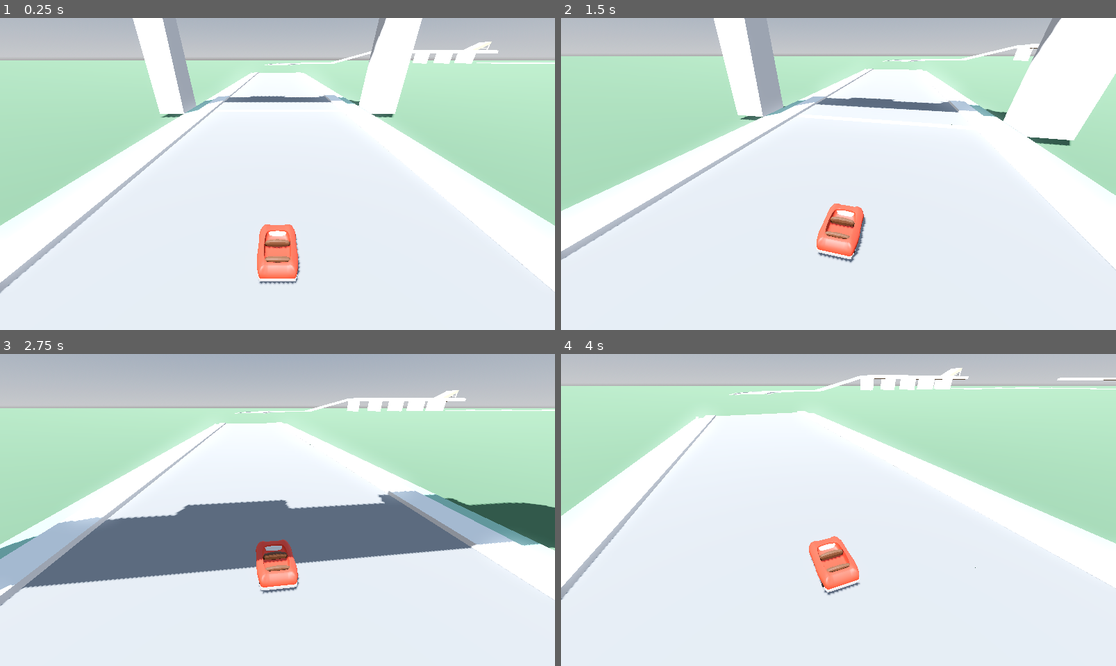
Above: before the commit, frames 1-4 (two rows, left to right).
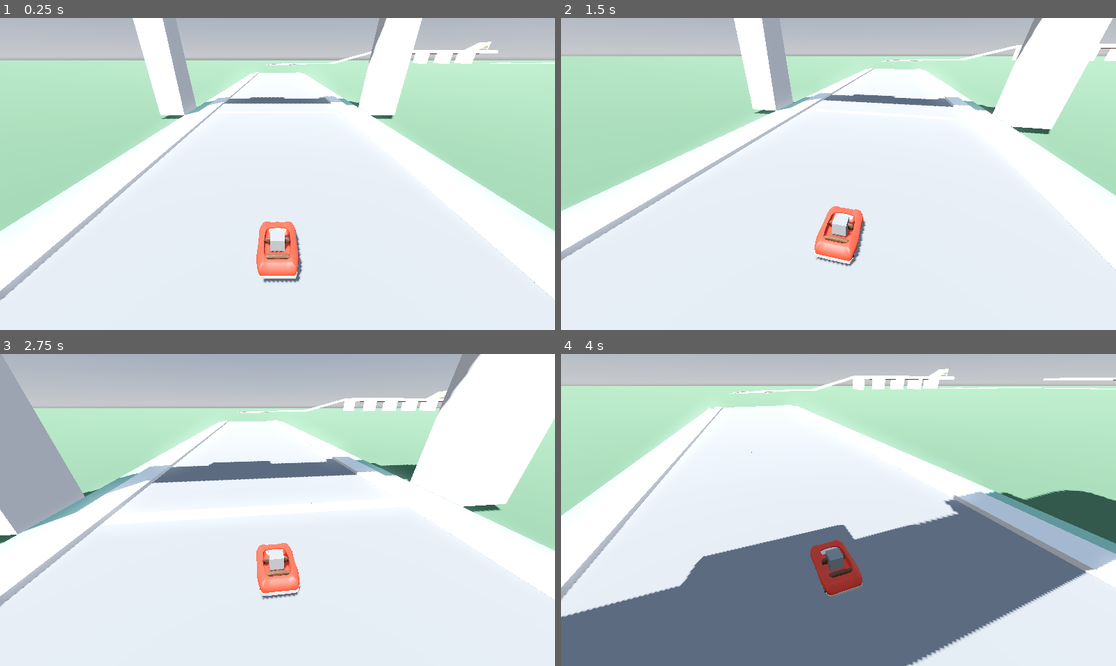
Above: after the commit, the same moments.

Repository: andyman/laughtrack
Game: Godot game, scene res://scenes/main_scene_with_track_using_kenny_racing_kit.tscn
Two runs of this game, one before a commit and one after it. Both use one fixed random seed, a clock stepped at 60 frames per second and the inputs below.
Inputs (mouse positions are in pixels of both pictures, inside the frame that each line leads up to):
- Up to frame 1 (0.25 s): no input
- Up to frame 2 (1.5 s): move the mouse to (866, 174) at 0.52 s; hold W (accelerate) from 0.53 s (still down); click (866, 174) at 0.6 s; move the mouse to (810, 174) at 1.27 s; click (810, 174) at 1.35 s
- Up to frame 3 (2.75 s): keep holding W (accelerate); move the mouse to (288, 503) at 2.02 s; click (288, 503) at 2.1 s
- Up to frame 4 (4 s): keep holding W (accelerate); move the mouse to (832, 516) at 2.77 s; click (832, 516) at 2.85 s; move the mouse to (877, 513) at 3.52 s; click (877, 513) at 3.6 s

The runs differ from the first frame. In frame 1, 3.6% of the frame differs, in the area x 0-100%, y 0-91%; in frame 2, 7.3%; in frame 3, 35%; in frame 4, 36%, in the area x 0-100%, y 4-100%.

Commit message:
Almost to the point of clown clinging. Still working on the stacking, but can hit clown, and shoot clown towards car

Diff:
--- a/prefabs/sphere_car.tscn
+++ b/prefabs/sphere_car.tscn
@@ -19,15 +19,33 @@
 radius = 2.0
 height = 4.0
 
-[node name="SphereCar" type="RigidBody3D"]
+[sub_resource type="BoxShape3D" id="BoxShape3D_je7kf"]
+size = Vector3(4.26903, 0.55011, 2.70178)
+
+[sub_resource type="BoxShape3D" id="BoxShape3D_v76kl"]
+size = Vector3(0.959957, 0.55011, 2.70178)
+
+[sub_resource type="BoxShape3D" id="BoxShape3D_uxkik"]
+size = Vector3(1.08959, 0.55011, 2.70178)
+
+[sub_resource type="BoxShape3D" id="BoxShape3D_p0kxd"]
+size = Vector3(0.363155, 0.55011, 2.70178)
+
+[sub_resource type="BoxShape3D" id="BoxShape3D_whikf"]
+size = Vector3(2.01749, 0.55011, 0.496521)
+
+[sub_resource type="BoxMesh" id="BoxMesh_3vsp7"]
+
+[node name="SphereCar" type="RigidBody3D" node_paths=PackedStringArray("body_mesh")]
 collision_layer = 2
 mass = 100.0
 physics_material_override = SubResource("PhysicsMaterial_pcc34")
-gravity_scale = 10.0
+gravity_scale = 5.0
 angular_damp = 5.0
 script = ExtResource("1_k4426")
 sphere_offset = Vector3(0, -0.7, 0)
-acceleration = 8000.0
+acceleration = 5000.0
+body_mesh = NodePath("clowncar")
 
 [node name="CollisionShape3D" type="CollisionShape3D" parent="."]
 shape = SubResource("SphereShape3D_udv5s")
@@ -42,3 +60,37 @@
 [node name="RayCast3D" type="RayCast3D" parent="clowncar"]
 transform = Transform3D(1, 0, 0, 0, 1, 0, 0, 0, 1, 0, 0.326593, 0)
 target_position = Vector3(0, -2.5, 0)
+
+[node name="Node3D" type="Node3D" parent="clowncar"]
+
+[node name="ClownStack" type="StaticBody3D" parent="clowncar/Node3D"]
+collision_layer = 4
+collision_mask = 8
+
+[node name="CollisionShape3D" type="CollisionShape3D" parent="clowncar/Node3D/ClownStack"]
+transform = Transform3D(-4.37114e-08, 0, -1, 0, 1, 0, 1, 0, -4.37114e-08, -0.0134888, -0.239058, 0.0267563)
+shape = SubResource("BoxShape3D_je7kf")
+
+[node name="CollisionShape3D2" type="CollisionShape3D" parent="clowncar/Node3D/ClownStack"]
+transform = Transform3D(-4.37114e-08, 0, -1, 0, 1, 0, 1, 0, -4.37114e-08, -0.0134887, 0.295987, -1.62778)
+shape = SubResource("BoxShape3D_v76kl")
+
+[node name="CollisionShape3D3" type="CollisionShape3D" parent="clowncar/Node3D/ClownStack"]
+transform = Transform3D(-4.37114e-08, 0, -1, 0, 1, 0, 1, 0, -4.37114e-08, -0.0134888, 0.295987, 1.50266)
+shape = SubResource("BoxShape3D_uxkik")
+
+[node name="CollisionShape3D4" type="CollisionShape3D" parent="clowncar/Node3D/ClownStack"]
+transform = Transform3D(-4.37114e-08, 0, -1, 0, 1, 0, 1, 0, -4.37114e-08, -0.0134888, 0.295987, 0.171293)
+shape = SubResource("BoxShape3D_p0kxd")
+
+[node name="CollisionShape3D5" type="CollisionShape3D" parent="clowncar/Node3D/ClownStack"]
+transform = Transform3D(-4.37114e-08, 0, -1, 0, 1, 0, 1, 0, -4.37114e-08, -1.11612, 0.295987, -0.0950895)
+shape = SubResource("BoxShape3D_whikf")
+
+[node name="CollisionShape3D6" type="CollisionShape3D" parent="clowncar/Node3D/ClownStack"]
+transform = Transform3D(-4.37114e-08, 0, -1, 0, 1, 0, 1, 0, -4.37114e-08, 1.08224, 0.295987, -0.0950894)
+shape = SubResource("BoxShape3D_whikf")
+
+[node name="MeshInstance3D" type="MeshInstance3D" parent="clowncar/Node3D/ClownStack"]
+transform = Transform3D(1, 0, 0, 0, 1, 0, 0, 0, 1, 0, 0.46521, 0)
+mesh = SubResource("BoxMesh_3vsp7")
--- a/scenes/clown_stacking_work_area.tscn
+++ b/scenes/clown_stacking_work_area.tscn
@@ -42,6 +42,8 @@
 [sub_resource type="BoxMesh" id="BoxMesh_3t0yu"]
 size = Vector3(10000, 10, 10000)
 
+[sub_resource type="BoxMesh" id="BoxMesh_5vfya"]
+
 [node name="main_scene" type="Node3D"]
 
 [node name="WorldEnvironment" type="WorldEnvironment" parent="."]
@@ -58,7 +60,7 @@
 shape = SubResource("BoxShape3D_6fwqe")
 
 [node name="MeshInstance3D" type="MeshInstance3D" parent="Ground"]
-transform = Transform3D(1, 0, 0, 0, 1, 0, 0, 0, 1, 0, -6, 0)
+transform = Transform3D(1, 0, 0, 0, 1, 0, 0, 0, 1, 0, -5.1, 0)
 mesh = SubResource("BoxMesh_3t0yu")
 surface_material_override/0 = ExtResource("2_0q6rr")
 
@@ -71,6 +73,10 @@
 [node name="roadStart" parent="." instance=ExtResource("5_r8x4l")]
 transform = Transform3D(1, 0, 0, 0, 1, 0, 0, 0, 1, 0, 0, 100)
 
+[node name="SphereCar_clowncar_StaticBody3D#MeshInstance3D" type="MeshInstance3D" parent="."]
+transform = Transform3D(1, 0, 0, 0, 1, 0, 0, 0, 1, 0, 0.5, 0)
+mesh = SubResource("BoxMesh_5vfya")
+
 [node name="roadStraight" parent="." instance=ExtResource("6_vlyp2")]
 
 [node name="roadStraight4" parent="." instance=ExtResource("6_vlyp2")]
@@ -233,3 +239,4 @@
 transform = Transform3D(1, 0, 0, 0, 1, 0, 0, 0, 1, 0, 6.45657, 0)
 
 [editable path="roadStraightLong"]
+[editable path="SphereCar"]
--- a/scripts/clown.gd
+++ b/scripts/clown.gd
@@ -23,7 +23,7 @@
 const DIST_FROM_CAM : float= -5.0
 const SPIN_RATE : float = 2.0
 const SPIN_LERP_RATE : float = 20.0
-const SPIN_RADIUS : float = 0.5
+const SPIN_RADIUS : float = 1
 const LAUNCH_SPEED : float = 100.0
 
 var cam : Camera3D
@@ -85,29 +85,43 @@
 	_update_layers()
 
 func _fired_clown_hit(body):
+
+	if (state != ClownState.FIRED):
+		return
+
+	print("Collision layer: ", body.collision_layer)
+
 	# ground
-	if ((body.collision_layer & 1) != 0):
-		print("ground hit")
+	if body.collision_layer == 1:
+		print("* ground hit: ", body.name)
 		state = ClownState.DEAD
 		_delayed_death()
 
-	elif ((body.collision_layer & 4) != 0):
-		print("car hit")
+	elif body.collision_layer == 8:
+		print("* car hit: ", body.name)
 		state = ClownState.CLINGING
 		_cling_onto(body)
 
-	elif ((body.collision_layer & 8) != 0):
-		print("clown hit")
-		state = ClownState.CLINGING
-		_cling_onto(body)
+	elif body.collision_layer == 16:
+		print("* clown hit: ", body.name)
+		var otherClown = body as Clown
+		if (otherClown.state == ClownState.CLINGING):
+			state = ClownState.CLINGING
+			_cling_onto(body)
+
 
 	_update_layers()
 
-func _cling_onto(body):
-	#TODO
-	pass
+func _cling_onto(body : PhysicsBody3D):
+	var joint : PinJoint3D = PinJoint3D.new()
+	joint.node_a = body.get_path()
+	joint.node_b = get_path()
+
+	add_child(joint)
+
 
 func _clinging_hit(body):
+	print("Cling onto " + body.name)
 	# TODO
 	pass
 
--- /dev/null
+++ b/scripts/clown_stack.gd
@@ -0,0 +1,20 @@
+extends StaticBody3D
+class_name ClownStack
+## follows the clowncar, this is the physics receiver for the clown car
+@export var acceleration_bonus_per_clown : float = 100.0
+@export var sphere_car : SphereCar
+
+@export var clown_count : int = 0
+
+var base_acceleration : float
+
+# Called when the node enters the scene tree for the first time.
+func _ready():
+	base_acceleration = sphere_car.acceleration
+	_update_car_stats()
+
+func _update_car_stats():
+	sphere_car.acceleration = base_acceleration +  acceleration_bonus_per_clown * clown_count
+
+func _process(delta):
+	_update_car_stats()
--- /dev/null
+++ b/scripts/follow_target.gd
@@ -0,0 +1,11 @@
+extends Node
+class_name FollowTarget
+@export var target : Node3D
+@export var follower : Node3D
+
+# Called when the node enters the scene tree for the first time.
+func _ready():
+	follower.global_transform = target.global_transform
+
+func _physics_process(delta):
+	follower.global_transform = target.global_transform
--- a/scripts/sphere_car.gd
+++ b/scripts/sphere_car.gd
@@ -1,19 +1,22 @@
 # From https://kidscancode.org/godot_recipes/4.x/3d/3d_sphere_car/
 extends RigidBody3D
+class_name SphereCar
 
-@export var sphere_offset = Vector3.DOWN*(.35)
-@export var acceleration = 35.0
-@export var steering = 19.0
-@export var turn_speed = 4.0
-@export var turn_stop_limit = 0.75
-@export var body_tilt = 170
+@export var sphere_offset : Vector3 = Vector3.DOWN*(.35)
+@export var acceleration : float = 35.0
+@export var steering : float = 19.0
+@export var turn_speed : float= 4.0
+@export var turn_stop_limit : float = 0.75
+@export var body_tilt : float = 170
+@export var angular_damp_on_ground : float = 5.0
+@export var angular_damp_in_air : float = 0.0
 
 var speed_input = 0
 var turn_input = 0
 var enable_ray = false
 
 @onready var car_mesh = $clowncar
-@onready var body_mesh = $clowncar/clowncar3
+@export var body_mesh : Node3D
 @onready var ground_ray = $clowncar/RayCast3D
 @onready var right_wheel = $clowncar/clowncar3/Wheel_FR
 @onready var left_wheel = $clowncar/clowncar3/Wheel_FL
@@ -25,6 +28,9 @@
 	car_mesh.position = position + sphere_offset
 	if ground_ray.is_colliding():
 		apply_central_force(-car_mesh.global_transform.basis.z * speed_input)
+		angular_damp = angular_damp_on_ground
+	else:
+		angular_damp = angular_damp_in_air
 
 func _process(delta):
 
@@ -47,6 +53,8 @@
 			var xform = align_with_y(car_mesh.global_transform, n)
 			car_mesh.global_transform = car_mesh.global_transform.interpolate_with(xform, 10.0 * delta)
 
+	car_mesh.position = position + sphere_offset
+
 func align_with_y(xform, new_y):
 	xform.basis.y = new_y
 	xform.basis.x = -xform.basis.z.cross(new_y)
Not shown: 1 places in prefabs/sphere_car.tscn that only renumber resources
Not shown: 1 places in scenes/clown_stacking_work_area.tscn that only renumber resources
